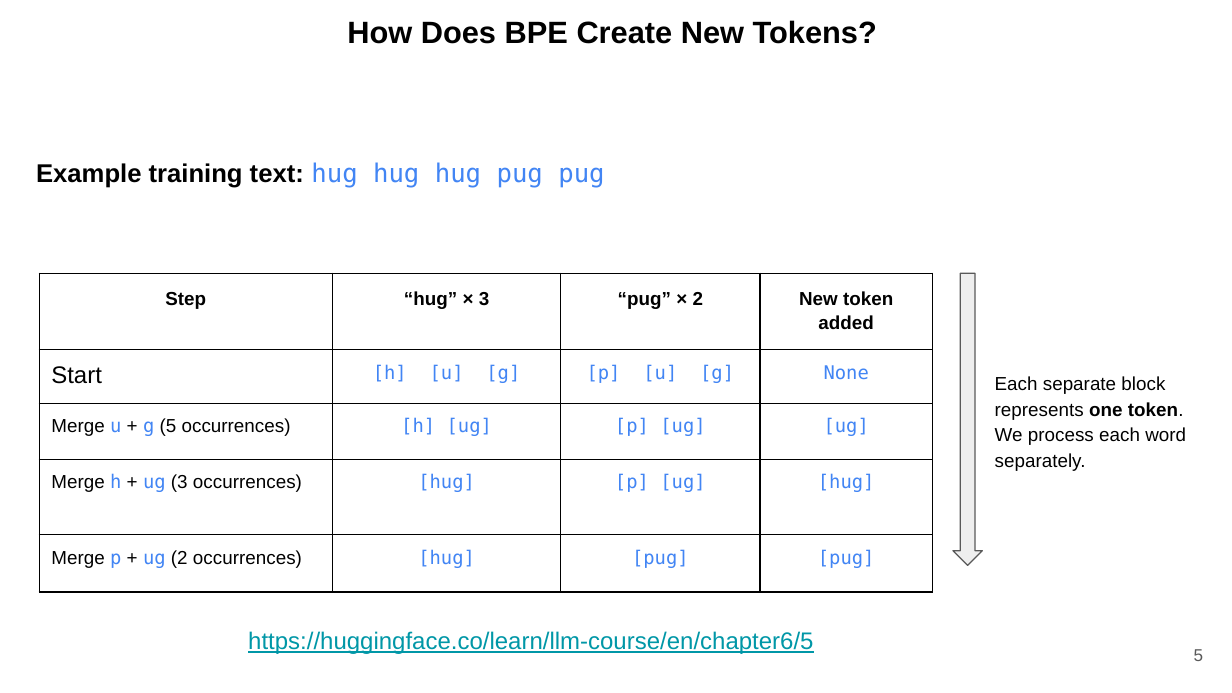
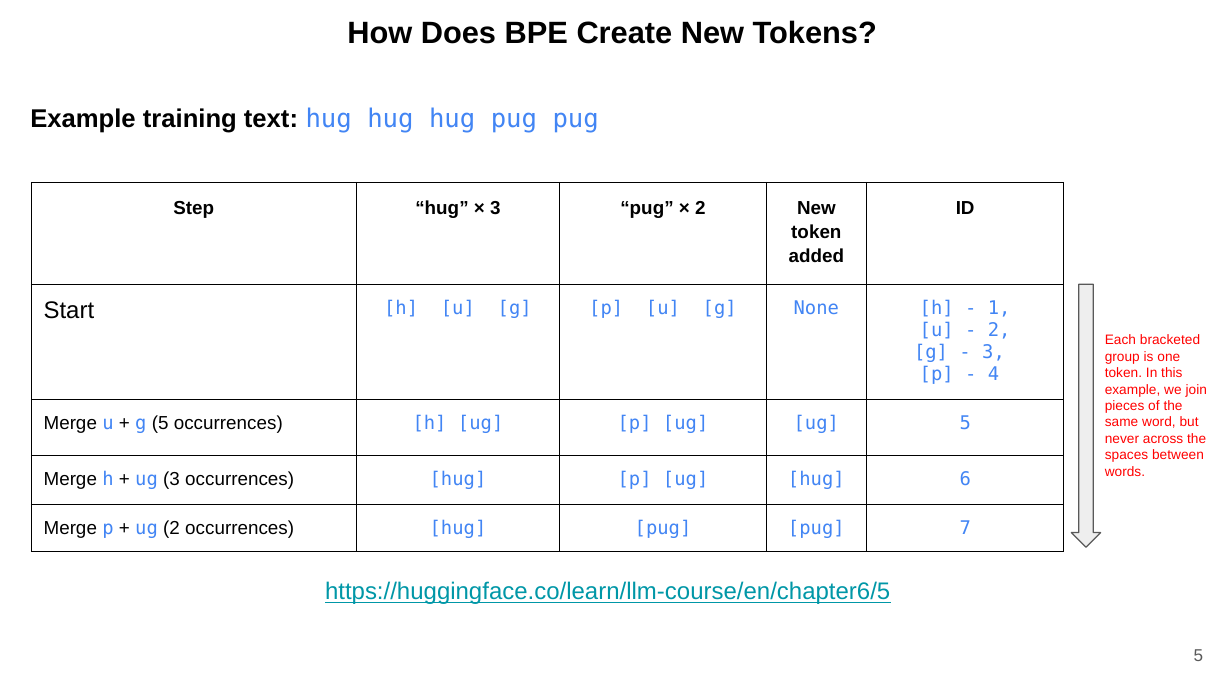
Before and after one commit to ducspe/DCPresentations, a slide deck: slide 5 of UnderstandingTokenization/UnderstandingTokenization.pptx. Drawn at 1232x693 pixels with LibreOffice and Linux fonts; fonts in the diff are those of the drawing. Boxes give left, top, right and bottom in pixels: in the first picture for what was removed or moved away, otherwise in the second. Text is boxed around its words. In the diff, an @@ line names an element or a change of style, - is before the commit and + after.

Commit message:
Refine Diffusion and Tokenization slides and update video tutorials
- Correct and clarify the Diffusion and Tokenization presentations in PDF and PowerPoint formats.
- Update the corresponding video tutorials and English SRT subtitles to reflect the revised slides.
- Remove the three VTT caption files, with browser caption regeneration and GitHub Pages updates deferred to a follow-up.

```diff
--- a/UnderstandingTokenization/UnderstandingTokenization.pptx
+++ b/UnderstandingTokenization/UnderstandingTokenization.pptx
@@ text "Example training text: hug hug ...": place and size @@
-text "Example training text: hug hug ..." at bbox=[36, 162, 604, 188]
+text "Example training text: hug hug ..." at bbox=[30, 107, 599, 133]
@@ table at bbox=[31, 182, 1063, 549] @@
+column 5: ID | [h] - 1, / [u] - 2, / [g] - 3, / [p] - 4, | 5 | 6 | 7
@@ table: place and size @@
-table at bbox=[39, 274, 933, 590]
+table at bbox=[31, 182, 1063, 549]
@@ down arrow: place and size @@
-down arrow at bbox=[954, 274, 983, 565]
+down arrow at bbox=[1072, 285, 1101, 547]
@@ text at bbox=[1105, 334, 1207, 476]: text changed; size 11 to 8 pt; text colour #000000 to #FF0000 @@
-Each separate block represents one token. We process each word separately.
+Each bracketed group is one token. In this example, we join pieces of the same word, but never across the spaces between words.
@@ text "https://huggingface.co/learn/llm-course/en/chapter6/5": place and size @@
-text "https://huggingface.co/learn/llm-course/en/chapter6/5" at bbox=[248, 631, 813, 654]
+text "https://huggingface.co/learn/llm-course/en/chapter6/5" at bbox=[325, 581, 890, 604]
```
Also in this commit, not shown: 10 other slides changed, 10 other files.
